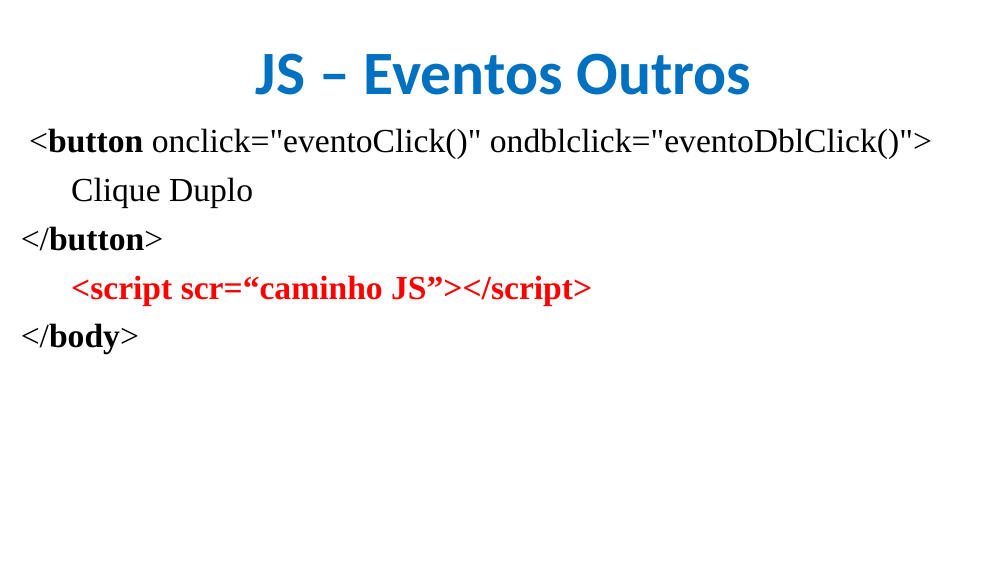
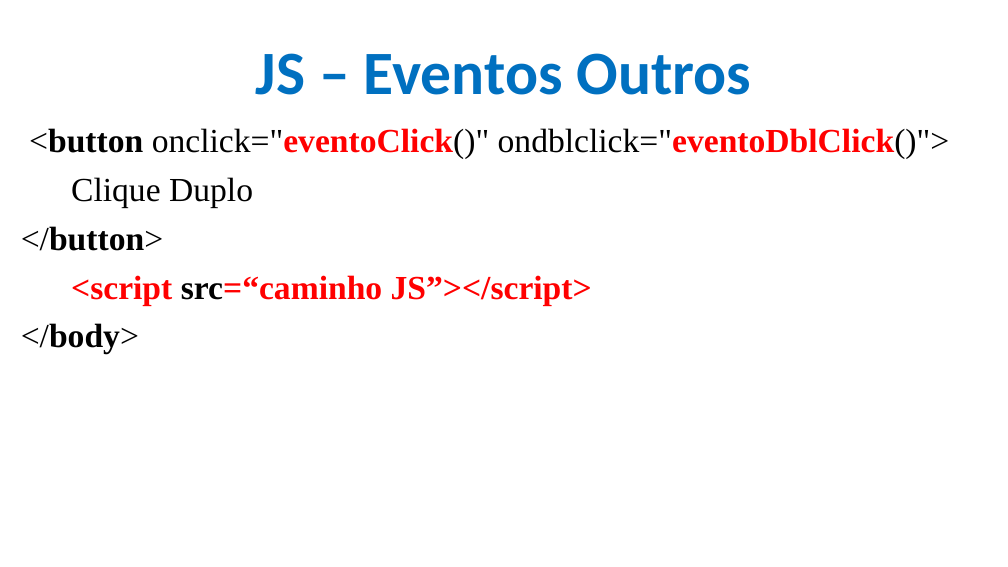
Before and after one commit to CloudEducationBrazil/WydenDesenvolvimentoWebPHP, a slide deck: slide 15 of 01 Classes/Aula 10 Desenvolvimento Web PHP - JS.pptx. Drawn at 1008x567 pixels with LibreOffice and Linux fonts; fonts in the diff are those of the drawing; background and template pictures are left out. Boxes give left, top, right and bottom in pixels: in the first picture for what was removed or moved away, otherwise in the second. Text is boxed around its words. In the diff, an @@ line names an element or a change of style, - is before the commit and + after.

```diff
--- a/01 Classes/Aula 10 Desenvolvimento Web PHP - JS.pptx
+++ b/01 Classes/Aula 10 Desenvolvimento Web PHP - JS.pptx
@@ text at (29, 128, 950, 159): text colour #000000 to #FF0000, bold on in "onclick="eventoClick()" ondblclick="eventoDblClick()">" @@
@@ text at (71, 275, 592, 305): text changed @@
-<script scr=“caminho JS”></script>
+<script src=“caminho JS”></script>
```
Also in this commit, not shown: 21 other slides changed, 1 other file.
